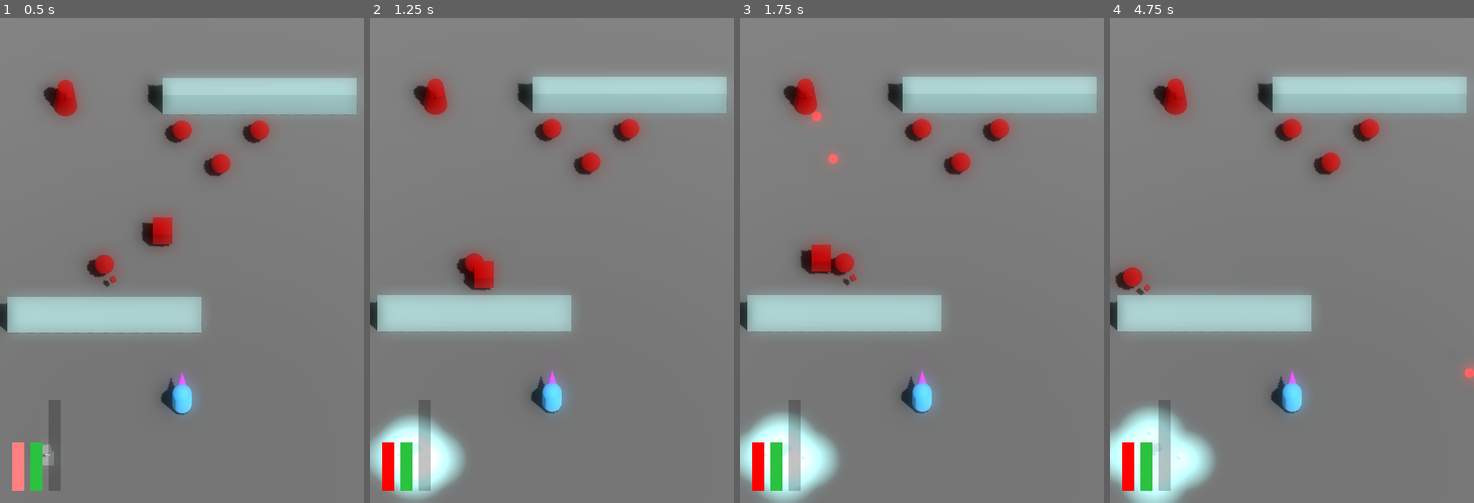
Above: before the commit, frames 1-4 (left to right).
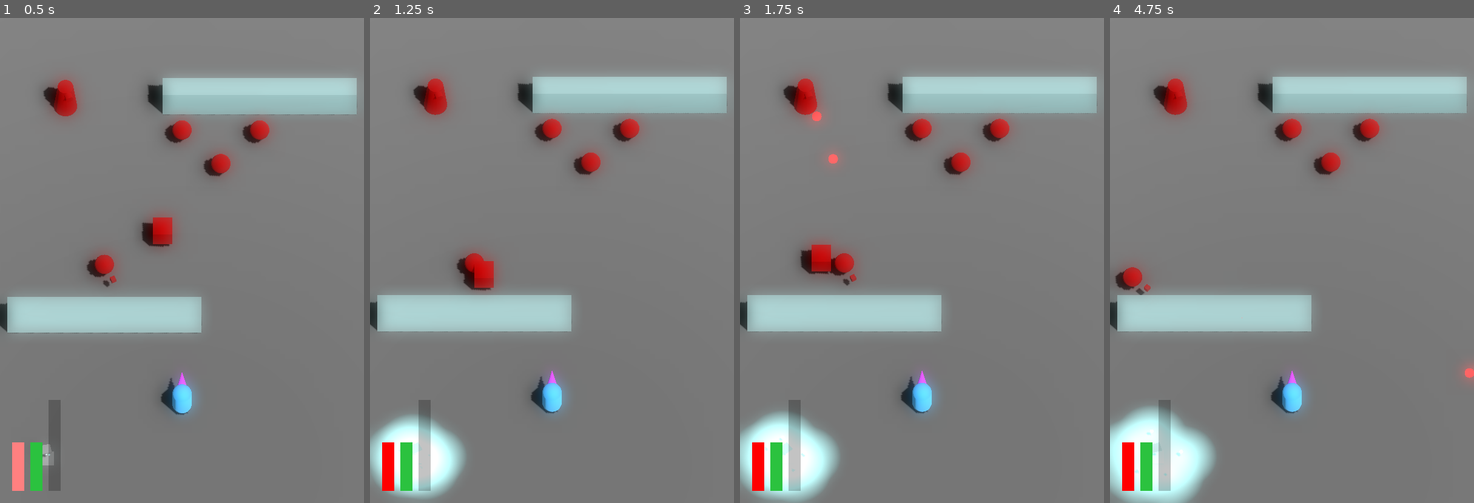
Above: after the commit, the same moments.

Repository: JackEvans24/bullet-absorb
Game: Godot game, scene res://scenes/main.tscn
The game is run twice, just before and just after one commit, with the same random seed, the same clock (stepped at 60 frames per second) and the same inputs.
Inputs:
- Up to frame 1 (0.5 s): no input
- Up to frame 2 (1.25 s): no input
- Up to frame 3 (1.75 s): no input
- Up to frame 4 (4.75 s): no input

Frame 1 is identical in both runs. In frame 2, less than 0.1% of the frame differs, in the area x 1-22%, y 89-99%; in frame 3, 0.2%; in frame 4, 0.8%, in the area x 0-27%, y 83-100%.

Commit message:
feat: edit power drop count per enemy

Diff:
--- a/prefabs/enemies/burster.tscn
+++ b/prefabs/enemies/burster.tscn
@@ -17,6 +17,9 @@
 
 [node name="Body" parent="Pivot" index="0"]
 mesh = SubResource("BoxMesh_hvq68")
+
+[node name="DropPower" parent="." index="5"]
+power_drop_count = 6
 
 [node name="Movement" type="Node3D" parent="." index="6"]
 script = ExtResource("2_1evv8")
--- a/prefabs/enemies/enemy.tscn
+++ b/prefabs/enemies/enemy.tscn
@@ -48,3 +48,4 @@
 shape = SubResource("SphereShape3D_vhdor")
 
 [node name="DropPower" parent="." instance=ExtResource("7_ou8mj")]
+power_drop_offset = 2.0
--- a/prefabs/enemies/turret.tscn
+++ b/prefabs/enemies/turret.tscn
@@ -46,6 +46,9 @@
 [node name="Collider" parent="." index="4"]
 shape = SubResource("CylinderShape3D_0wps2")
 
+[node name="DropPower" parent="." index="5"]
+power_drop_count = 12
+
 [node name="LookAtTarget" parent="." index="6" instance=ExtResource("4_1qdhy")]
 
 [node name="Fire" parent="." index="7" instance=ExtResource("5_ok7x6")]
--- a/prefabs/enemies/wanderer.tscn
+++ b/prefabs/enemies/wanderer.tscn
@@ -22,6 +22,9 @@
 [node name="MeshInstance3D" type="MeshInstance3D" parent="Pivot" index="2"]
 transform = Transform3D(1, 0, 0, 0, 1, 0, 0, 0, 1, 0, 0, -1)
 mesh = SubResource("BoxMesh_8stgr")
+
+[node name="DropPower" parent="." index="5"]
+power_drop_count = 4
 
 [node name="Movement" type="Node3D" parent="." index="6"]
 script = ExtResource("6_fwebo")
--- a/prefabs/power/power_generator.tscn
+++ b/prefabs/power/power_generator.tscn
@@ -118,5 +118,5 @@
 [node name="DropPower" parent="." instance=ExtResource("4_b084a")]
 transform = Transform3D(1, 0, 0, 0, 1, 0, 0, 0, 1, 0, 0.5, 0)
 power_scene = ExtResource("2_uxx3a")
-power_drop_count = 4
+power_drop_count = 5
 power_drop_offset = 1.5
--- a/scripts/mechanics/shared/drop_power.gd
+++ b/scripts/mechanics/shared/drop_power.gd
@@ -18,7 +18,6 @@
 
 	power.global_position = global_position
 
-	print(offset_angle)
 	var deviation = randf_range( - offset_deviation, offset_deviation)
 	var angle = PI * 2 * (offset_angle + deviation)
 	var offset = Vector3.FORWARD.rotated(Vector3.UP, angle) * power_drop_offset
Not shown: 2 places in prefabs/enemies/enemy.tscn that only renumber resources
